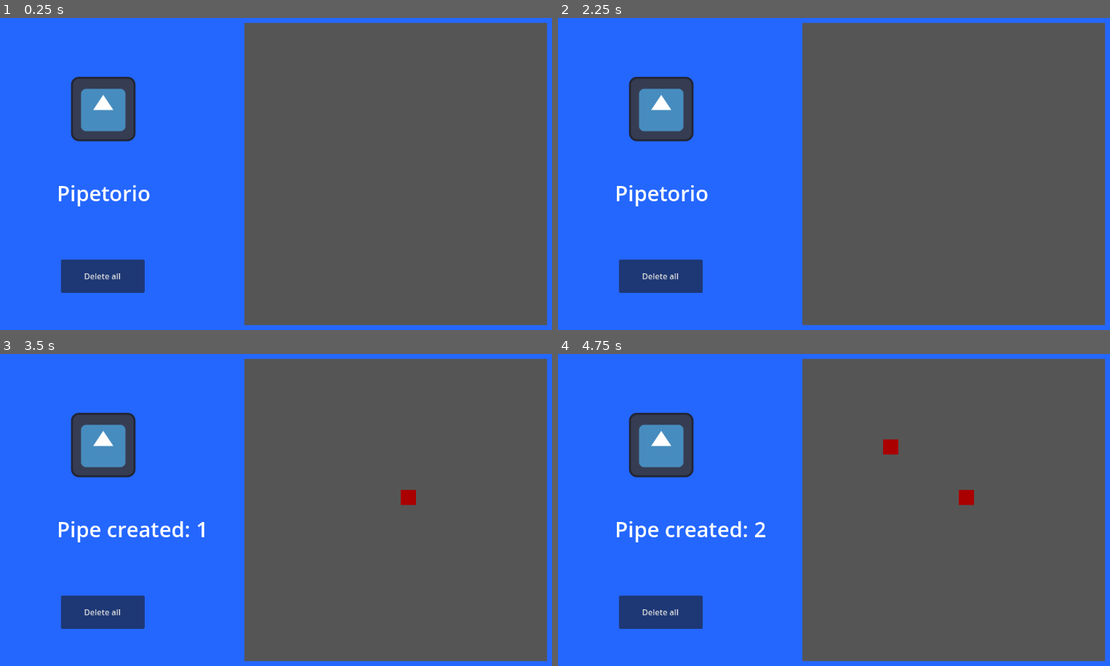
Above: before the commit, frames 1-4 (two rows, left to right).
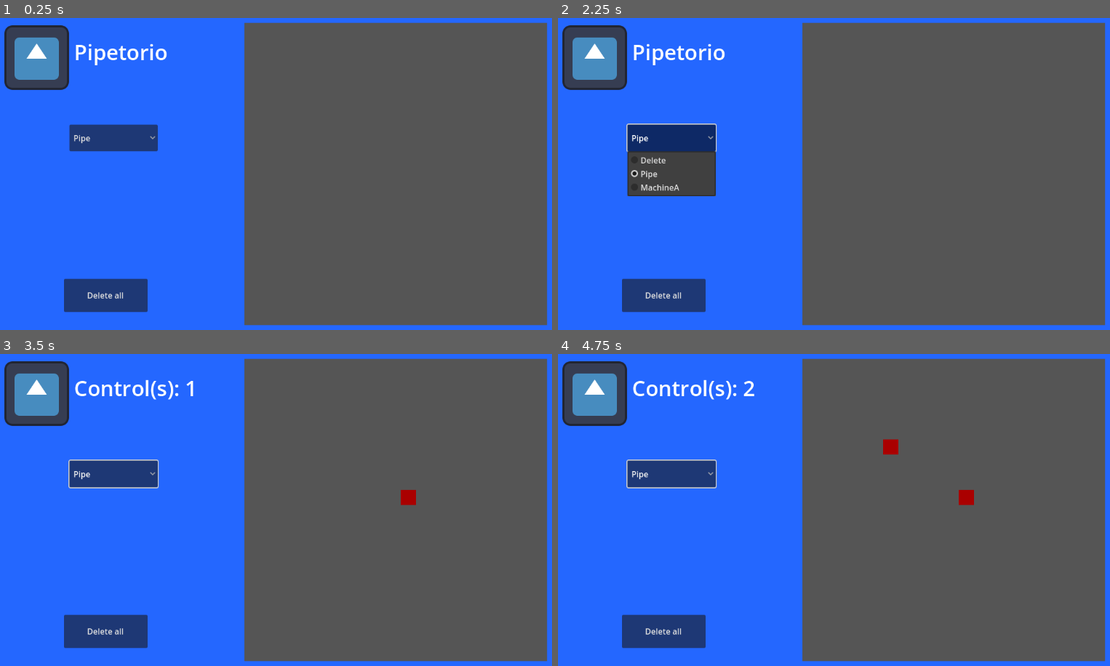
Above: after the commit, the same moments.

Repository: nelbok/Pipetorio
Game: Godot game, scene res://Main.tscn
Same seed, same stepped clock (60 frames per second), same inputs: the game is played once before the commit and once after it. The engine's default icon, where the game draws it, is replaced by a stand-in: a white triangle on a blue panel in a dark square.
Inputs (mouse positions are in pixels of both pictures, inside the frame that each line leads up to):
- Up to frame 1 (0.25 s): no input
- Up to frame 2 (2.25 s): click (673, 136) at 0.5 s, where only the run after the commit has a clickable "Pipe"; click (673, 136) at 1.25 s, where only the run after the commit has a clickable "Pipe"; click (673, 136) at 2 s, where only the run after the commit has a clickable "Pipe"
- Up to frame 3 (3.5 s): tap Enter at 2.75 s; move the mouse to (408, 494) at 2.77 s; click (408, 494) at 2.85 s
- Up to frame 4 (4.75 s): tap Space at 3.5 s; move the mouse to (723, 525) at 3.52 s; click (723, 525) at 3.6 s; tap Enter at 4.25 s; move the mouse to (900, 438) at 4.27 s; click (900, 438) at 4.35 s

The runs differ from the first frame. In frame 1, 8.3% of the frame differs, in the area x 0-31%, y 2-95%; in frame 2, 10%; in frame 3, 8.6%; in frame 4, 8.7%.

Commit message:
Added Construction menu Added MachineA

Diff:
--- /dev/null
+++ b/FactoryControl/FactoryControl.gd
@@ -0,0 +1,11 @@
+class_name FactoryControl extends Control
+
+@export_group("Connections")
+@export var west_control: FactoryControl
+@export var north_control: FactoryControl
+@export var east_control: FactoryControl
+@export var south_control: FactoryControl
+
+@export_group("Factory")
+@export var fact_x: int
+@export var fact_y: int
--- /dev/null
+++ b/FactoryControl/FactoryControl.tscn
@@ -0,0 +1,10 @@
+[gd_scene load_steps=2 format=3 uid="uid://dtbtv63sqhemj"]
+
+[ext_resource type="Script" path="res://FactoryControl/FactoryControl.gd" id="1_8ryw7"]
+
+[node name="FactoryControl" type="Control" groups=["Controls"]]
+layout_mode = 3
+anchors_preset = 0
+offset_right = 40.0
+offset_bottom = 40.0
+script = ExtResource("1_8ryw7")
--- /dev/null
+++ b/FactoryControl/MachineA.gd
@@ -0,0 +1,14 @@
+class_name MachineA extends FactoryControl
+
+func _process(_delta):
+	# Retrieve all childnodes
+	var west = get_node("West")
+	var north = get_node("North")
+	var east = get_node("East")
+	var south = get_node("South")
+
+	# If there is a connection show it
+	west.set_visible(west_control != null)
+	north.set_visible(north_control != null)
+	east.set_visible(east_control != null)
+	south.set_visible(south_control != null)
--- a/Pipe.tscn
+++ b/FactoryControl/MachineA.tscn
@@ -1,14 +1,14 @@
-[gd_scene load_steps=2 format=3 uid="uid://dcva46fk15ujh"]
+[gd_scene load_steps=2 format=3 uid="uid://dwk28hymiutup"]
 
-[ext_resource type="Script" path="res://Pipe.gd" id="1_nvfyj"]
+[ext_resource type="Script" path="res://FactoryControl/MachineA.gd" id="1_unhby"]
 
-[node name="Pipe" type="Control" groups=["Pipes"]]
+[node name="MachineA" type="Control" groups=["Pipes"]]
 custom_minimum_size = Vector2(50, 50)
 layout_mode = 3
 anchors_preset = 0
 offset_right = 50.0
 offset_bottom = 50.0
-script = ExtResource("1_nvfyj")
+script = ExtResource("1_unhby")
 
 [node name="ColorRect" type="ColorRect" parent="."]
 layout_mode = 1
@@ -23,7 +23,7 @@
 offset_bottom = 15.0
 grow_horizontal = 2
 grow_vertical = 2
-color = Color(0.666667, 0, 0, 1)
+color = Color(0.160784, 0.588235, 0.262745, 1)
 
 [node name="West" type="ColorRect" parent="."]
 layout_mode = 1
--- /dev/null
+++ b/FactoryControl/Pipe.gd
@@ -0,0 +1,14 @@
+class_name Pipe extends FactoryControl
+
+func _process(_delta):
+	# Retrieve all childnodes
+	var west = get_node("West")
+	var north = get_node("North")
+	var east = get_node("East")
+	var south = get_node("South")
+
+	# If there is a connection show it
+	west.set_visible(west_control != null)
+	north.set_visible(north_control != null)
+	east.set_visible(east_control != null)
+	south.set_visible(south_control != null)
--- /dev/null
+++ b/FactoryControl/Pipe.tscn
@@ -0,0 +1,74 @@
+[gd_scene load_steps=2 format=3 uid="uid://dcva46fk15ujh"]
+
+[ext_resource type="Script" path="res://FactoryControl/Pipe.gd" id="1_u762t"]
+
+[node name="Pipe" type="Control"]
+custom_minimum_size = Vector2(50, 50)
+layout_mode = 3
+anchors_preset = 0
+offset_right = 50.0
+offset_bottom = 50.0
+script = ExtResource("1_u762t")
+fact_x = null
+fact_y = null
+
+[node name="ColorRect" type="ColorRect" parent="."]
+layout_mode = 1
+anchors_preset = 8
+anchor_left = 0.5
+anchor_top = 0.5
+anchor_right = 0.5
+anchor_bottom = 0.5
+offset_left = -15.0
+offset_top = -15.0
+offset_right = 15.0
+offset_bottom = 15.0
+grow_horizontal = 2
+grow_vertical = 2
+color = Color(0.666667, 0, 0, 1)
+
+[node name="West" type="ColorRect" parent="."]
+layout_mode = 1
+anchors_preset = 4
+anchor_top = 0.5
+anchor_bottom = 0.5
+offset_top = -2.5
+offset_right = 10.0
+offset_bottom = 2.5
+grow_vertical = 2
+
+[node name="North" type="ColorRect" parent="."]
+layout_mode = 1
+anchors_preset = 5
+anchor_left = 0.5
+anchor_right = 0.5
+offset_left = -2.5
+offset_right = 2.5
+offset_bottom = 10.0
+grow_horizontal = 2
+
+[node name="East" type="ColorRect" parent="."]
+layout_mode = 1
+anchors_preset = 6
+anchor_left = 1.0
+anchor_top = 0.5
+anchor_right = 1.0
+anchor_bottom = 0.5
+offset_left = -10.0
+offset_top = -2.5
+offset_bottom = 2.5
+grow_horizontal = 0
+grow_vertical = 2
+
+[node name="South" type="ColorRect" parent="."]
+layout_mode = 1
+anchors_preset = 7
+anchor_left = 0.5
+anchor_top = 1.0
+anchor_right = 0.5
+anchor_bottom = 1.0
+offset_left = -2.5
+offset_top = -10.0
+offset_right = 2.5
+grow_horizontal = 2
+grow_vertical = 0
--- a/Main.gd
+++ b/Main.gd
@@ -1,10 +1,32 @@
-extends ColorRect
+class_name Main extends ColorRect
 
-func _on_main_grid_pipe_created():
+enum ActionType { Delete = 0, Pipe = 1, MachineA = 2 }
+
+@export_group("FactoryControl Scene")
+@export var pipe_scene: PackedScene
+@export var machine_a_scene: PackedScene
+
+func _ready():
+	for action in ActionType:
+		$ActionButton.add_item(action, ActionType[action])
+	var index = $ActionButton.get_item_index(ActionType.Pipe)
+	$ActionButton.select(index)
+	_on_action_button_item_selected(index)
+
+func _on_main_grid_control_created():
 	var label = get_node("TestLabel")
-	var s = get_tree().get_nodes_in_group("Pipes").size()
-	label.set_text("Pipe created: " + str(s))
+	var s = get_tree().get_nodes_in_group("Controls").size()
+	label.set_text("Control(s): " + str(s))
 
 func _on_button_pressed():
-	get_tree().call_group("Pipes","queue_free")
-	_on_main_grid_pipe_created()
+	get_tree().call_group("Controls","queue_free")
+	_on_main_grid_control_created()
+
+func _on_action_button_item_selected(index):
+	match $ActionButton.get_item_id(index):
+		ActionType.Delete:
+			$MainGrid.control_scene = null
+		ActionType.Pipe:
+			$MainGrid.control_scene = pipe_scene
+		ActionType.MachineA:
+			$MainGrid.control_scene = machine_a_scene
--- a/Main.tscn
+++ b/Main.tscn
@@ -1,8 +1,10 @@
-[gd_scene load_steps=4 format=3 uid="uid://c1yrvdbrp27x7"]
+[gd_scene load_steps=6 format=3 uid="uid://c1yrvdbrp27x7"]
 
 [ext_resource type="Script" path="res://Main.gd" id="1_h1bee"]
 [ext_resource type="PackedScene" uid="uid://did00dowelmh3" path="res://MainGrid.tscn" id="2_lwlmf"]
 [ext_resource type="Texture2D" uid="uid://b0f71ndq3kk6h" path="res://icon.svg" id="2_rjha7"]
+[ext_resource type="PackedScene" uid="uid://dcva46fk15ujh" path="res://FactoryControl/Pipe.tscn" id="2_sc735"]
+[ext_resource type="PackedScene" uid="uid://dwk28hymiutup" path="res://FactoryControl/MachineA.tscn" id="3_0kxer"]
 
 [node name="Main" type="ColorRect"]
 anchors_preset = 15
@@ -12,22 +14,24 @@
 grow_vertical = 2
 color = Color(0.141176, 0.403922, 1, 1)
 script = ExtResource("1_h1bee")
+pipe_scene = ExtResource("2_sc735")
+machine_a_scene = ExtResource("3_0kxer")
 
 [node name="TestLabel" type="Label" parent="."]
 layout_mode = 0
-offset_left = 130.0
-offset_top = 333.0
-offset_right = 317.0
-offset_bottom = 394.0
+offset_left = 164.0
+offset_top = 53.0
+offset_right = 351.0
+offset_bottom = 114.0
 theme_override_font_sizes/font_size = 42
 text = "Pipetorio"
 
 [node name="TextureRect" type="TextureRect" parent="."]
 layout_mode = 0
-offset_left = 158.0
-offset_top = 131.0
-offset_right = 286.0
-offset_bottom = 259.0
+offset_left = 26.0
+offset_top = 29.0
+offset_right = 154.0
+offset_bottom = 157.0
 texture = ExtResource("2_rjha7")
 
 [node name="MainGrid" parent="." instance=ExtResource("2_lwlmf")]
@@ -46,11 +50,19 @@
 
 [node name="Button" type="Button" parent="."]
 layout_mode = 0
-offset_left = 138.0
-offset_top = 494.0
-offset_right = 304.0
-offset_bottom = 560.0
+offset_left = 144.0
+offset_top = 532.0
+offset_right = 310.0
+offset_bottom = 598.0
 text = "Delete all"
 
-[connection signal="pipe_created" from="MainGrid" to="." method="_on_main_grid_pipe_created"]
+[node name="ActionButton" type="OptionButton" parent="."]
+layout_mode = 0
+offset_left = 155.0
+offset_top = 226.0
+offset_right = 330.0
+offset_bottom = 279.0
+
+[connection signal="control_created" from="MainGrid" to="." method="_on_main_grid_control_created"]
 [connection signal="pressed" from="Button" to="." method="_on_button_pressed"]
+[connection signal="item_selected" from="ActionButton" to="." method="_on_action_button_item_selected"]
--- a/MainGrid.gd
+++ b/MainGrid.gd
@@ -1,78 +1,83 @@
 extends ColorRect
 
-@export var pipe_scene: PackedScene
+@export var control_scene: PackedScene
 
-signal pipe_created
+signal control_created
 
-var pressed_pipe: Pipe
+var pressed_control: FactoryControl
 
 func _input(_event):
+	# FIXME: No PackedScene? Why?
+	if not control_scene:
+		return
+
 	# we don't want the event that aren't for that scene
 	var pos = get_viewport().get_mouse_position()
 	if not get_rect().has_point(pos):
 		return
 
 	if Input.is_action_just_pressed("left_click"):
-		pressed_pipe = get_pipe()
+		pressed_control = get_control()
 	if Input.is_action_just_released("left_click"):
-		var released_pipe = get_pipe()
-		if released_pipe == null:
+		var released_control = get_control()
+		if released_control == null:
 			manage_placement()
-		elif pressed_pipe && pressed_pipe != released_pipe:
-			manage_connection(pressed_pipe, released_pipe)
+		elif pressed_control && pressed_control != released_control:
+			manage_connection(pressed_control, released_control)
 
-func get_pipe() -> Pipe:
+func get_control() -> FactoryControl:
 	var pos = get_local_mouse_position()
 	var fact_x = factory_value(pos.x)
 	var fact_y = factory_value(pos.y)
-	var pipes = get_tree().get_nodes_in_group("Pipes")
-	for pipe in pipes:
-		if pipe.fact_x == fact_x && pipe.fact_y == fact_y:
-			return pipe
+	var controls = get_tree().get_nodes_in_group("Controls")
+	for control in controls:
+		if control.fact_x == fact_x && control.fact_y == fact_y:
+			return control
 	return null
 
-func manage_connection(a: Pipe, b: Pipe):
+func manage_connection(a: FactoryControl, b: FactoryControl):
 	if a.fact_x == b.fact_x:
 		if a.fact_y - b.fact_y == -1:
-			a.south_pipe = b
-			b.north_pipe = a
+			a.south_control = b
+			b.north_control = a
 		elif a.fact_y - b.fact_y == 1:
-			a.north_pipe = b
-			b.south_pipe = a
+			a.north_control = b
+			b.south_control = a
 	if a.fact_y == b.fact_y:
 		if a.fact_x - b.fact_x == -1:
-			a.east_pipe = b
-			b.west_pipe = a
+			a.east_control = b
+			b.west_control = a
 		elif a.fact_x - b.fact_x == 1:
-			a.west_pipe = b
-			b.east_pipe = a
+			a.west_control = b
+			b.east_control = a
 
 func manage_placement():
-	# verify if we don't have already a pipe here
-	if get_pipe():
+	# verify if we don't have already a control here
+	if get_control():
 		return
 
 	# create time
-	var pipe = create_pipe()
-	if pressed_pipe:
-		manage_connection(pressed_pipe, pipe)
+	var control = create_control()
+	if pressed_control:
+		manage_connection(pressed_control, control)
 
-func create_pipe() -> Pipe:
-	var pipe = pipe_scene.instantiate()
+func create_control() -> FactoryControl:
+	var control = control_scene.instantiate()
 
 	var pos = get_local_mouse_position()
-	pipe.fact_x = factory_value(pos.x)
-	pipe.fact_y = factory_value(pos.y)
+	control.fact_x = factory_value(pos.x)
+	control.fact_y = factory_value(pos.y)
 
 	pos.x = snap_value(pos.x)
 	pos.y = snap_value(pos.y)
-	pipe.position = pos
+	control.position = pos
 
-	add_child(pipe)
+	control.add_to_group("Controls")
+	add_child(control)
 
-	pipe_created.emit()
+	control_created.emit()
 
-	return pipe
+	return control
 
 func factory_value(a: float) -> float:
 	return floor(a / 50.0)
--- a/MainGrid.tscn
+++ b/MainGrid.tscn
@@ -1,11 +1,9 @@
-[gd_scene load_steps=3 format=3 uid="uid://did00dowelmh3"]
+[gd_scene load_steps=2 format=3 uid="uid://did00dowelmh3"]
 
 [ext_resource type="Script" path="res://MainGrid.gd" id="1_ks0nv"]
-[ext_resource type="PackedScene" uid="uid://dcva46fk15ujh" path="res://Pipe.tscn" id="2_nh0ov"]
 
 [node name="MainGrid" type="ColorRect"]
 offset_right = 600.0
 offset_bottom = 600.0
 color = Color(0.333333, 0.333333, 0.333333, 1)
 script = ExtResource("1_ks0nv")
-pipe_scene = ExtResource("2_nh0ov")
--- a/Pipe.gd
+++ /dev/null
@@ -1,24 +0,0 @@
-class_name Pipe extends Control
-
-@export_group("Connections")
-@export var west_pipe: Pipe
-@export var north_pipe: Pipe
-@export var east_pipe: Pipe
-@export var south_pipe: Pipe
-
-@export_group("Factory")
-@export var fact_x: int
-@export var fact_y: int
-
-func _process(_delta):
-	# Retrieve all childnodes
-	var west = get_node("West")
-	var north = get_node("North")
-	var east = get_node("East")
-	var south = get_node("South")
-
-	# If there is a connection show it
-	west.set_visible(west_pipe != null)
-	north.set_visible(north_pipe != null)
-	east.set_visible(east_pipe != null)
-	south.set_visible(south_pipe != null)
